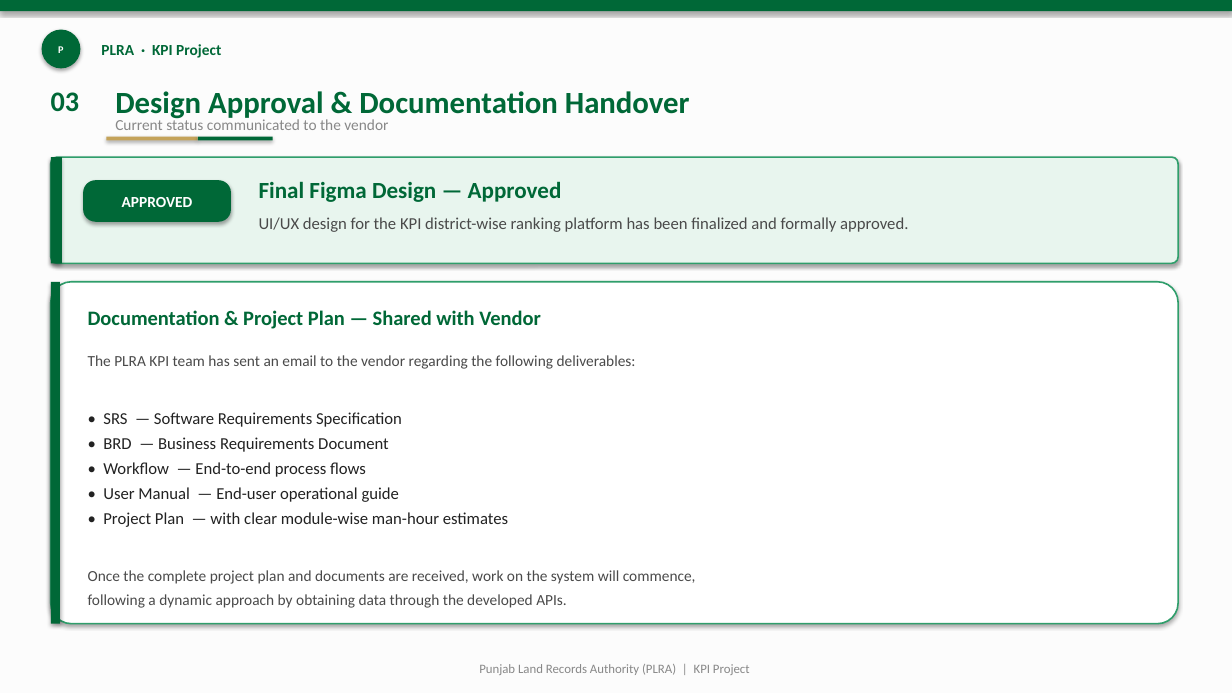
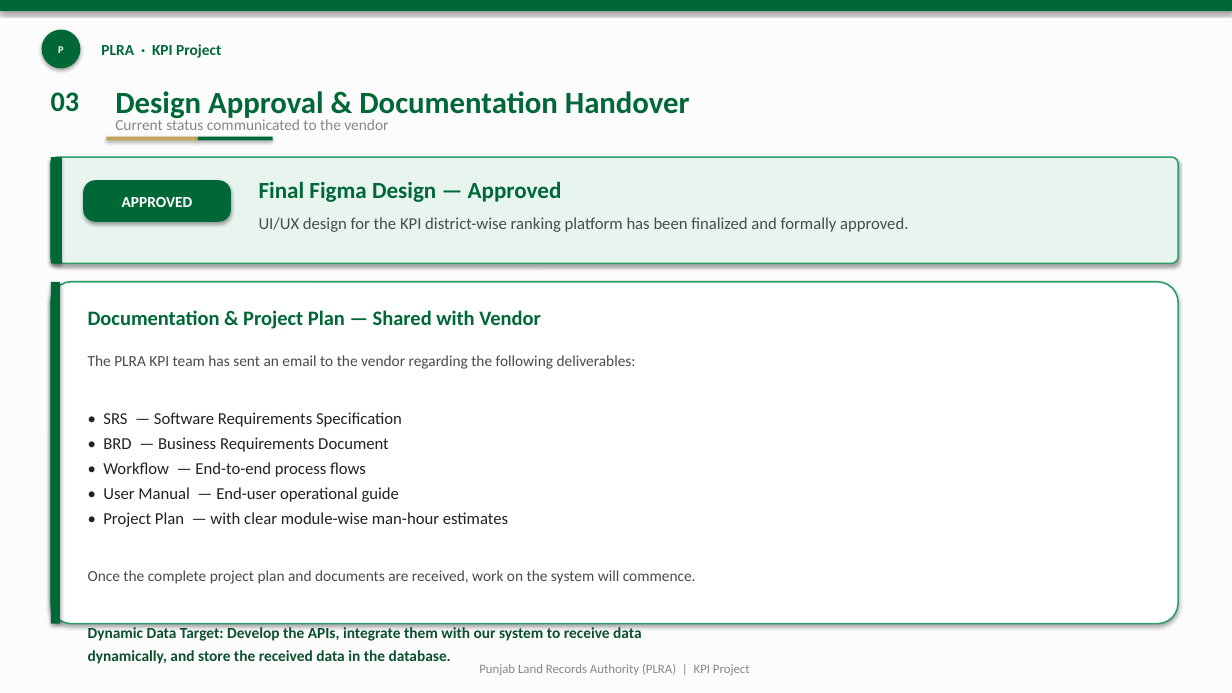
Before and after one commit to GulraizAhmed/GulraizAhmed, a slide deck: slide 3 of PLRA_KPI_Project_Presentation.pptx. Drawn at 1232x693 pixels with LibreOffice and Linux fonts; fonts in the diff are those of the drawing. Boxes give left, top, right and bottom in pixels: in the first picture for what was removed or moved away, otherwise in the second. Text is boxed around its words. In the diff, an @@ line names an element or a change of style, - is before the commit and + after.

```diff
--- a/PLRA_KPI_Project_Presentation.pptx
+++ b/PLRA_KPI_Project_Presentation.pptx
@@ text at (88,570,696,664): text changed; text colour #4A4A4A to #0B4F2C; bold on @@
-Once the complete project plan and documents are received, work on the system will commence,
-following a dynamic approach by obtaining data through the developed APIs.
+Once the complete project plan and documents are received, work on the system will commence.
+Dynamic Data Target: Develop the APIs, integrate them with our system to receive data
+dynamically, and store the received data in the database.
```
Also in this commit, not shown: 1 other slide changed, 1 other file.
